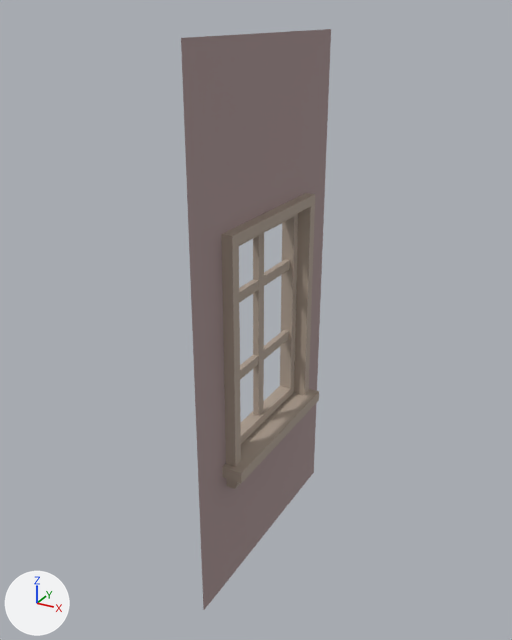
What one commit did to the FBX model BlindNight/Assets/Models/WallWindow.fbx.
Both versions are drawn from a 50 mm camera at (-6.55, -9.03, 6.11) aimed at (-10.11, -2.57, 2.88). Arrows for +X, +Y and +Z are at lower left; the lights stay in place. Where no turn or scale is listed for an object, it has been applied to the vertices.

Names of what the first picture shows: 'WallWindow'.
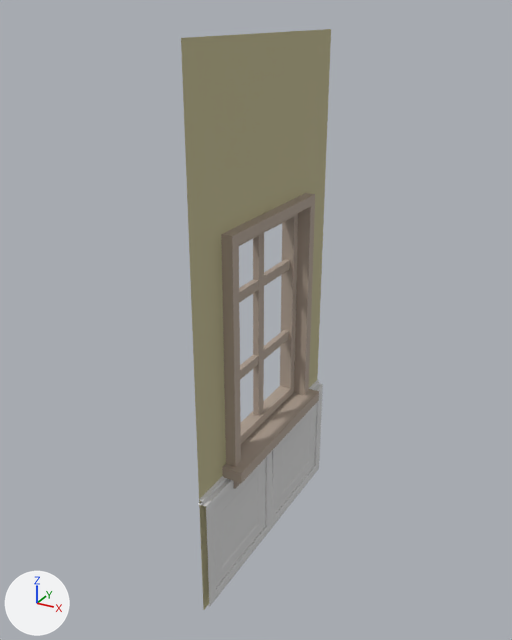
The newer file is also turned or shifted as a whole; pictures and numbers use the older file's frame.

Edits to the bpy script that builds the scene:
```text
Change mat_wall_m:
    mat_wall_m.base_color: (0.367, 0.268, 0.268) -> (0.487, 0.448, 0.253)  # grey #a38d8d -> beige #b9b38a
Add mat_banister:
    mat_banister = principled_material('Banister')
    mat_banister.base_color = (0.674, 0.674, 0.674)  # light grey #d6d6d6
    mat_banister.roughness = 0.69
Change me_wallwindow_mesh:
    used by ob_wallwindow; location = (-10.0, -4.0, 0.0)
    verts and faces of me_wallwindow_mesh; kept vertices keep their numbers, new ones are numbered from 116
    before: 42 (-0.08, 0.47, 1.38), 43 (-0.08, 0.47, 1.52), 46 (-0.08, 2.52, 1.38), 47 (-0.08, 2.52, 1.52), 48 (-0.1, 0.55, 1.38)
    before: 50 (-0.1, 2.44, 1.38), 52 (-0.1, 0.55, 1.29), 54 (-0.1, 2.44, 1.29), 56 (-0.21, 0.55, 1.21), 58 (-0.21, 2.44, 1.21)
    remove me_wallwindow_mesh.from_pydata(...)  # 116 vertices, 98 faces; spans x -0.21..0.24, y 0.0..3.0, z -0.15..5.9
    add me_wallwindow_mesh.from_pydata(...)  # 182 vertices, 151 faces; spans x -0.19..0.24, y 0.0..3.0, z -0.15..5.9
    me_wallwindow_mesh part 1: a new loose piece of 58 vertices spanning x -0.01..0.09, y 0.0..3.0, z -0.05..1.34, in mat_banister (light grey #d6d6d6)
    me_wallwindow_mesh part 2
    add delete_faces([(42, 43, 47, 46), (48, 50, 54, 52), (52, 54, 58, 56)])
    add verts[56] = (-0.09, 0.55, 1.21)  # moved
    add verts[58] = (-0.09, 2.44, 1.21)  # moved
    add verts[116] = (-0.01, 0.0, 1.34)  # pixel (198, 504)
    add verts[117] = (0.03, 0.0, 1.34)  # pixel (202, 505)
    add verts[118] = (-0.01, 0.0, 1.4)  # pixel (198, 499)
    add verts[119] = (0.03, 0.0, 1.38)  # pixel (201, 501)
    add for new, old in zip([*range(120, 124)], [*range(116, 120)]): verts[new] = verts[old] + (0.0, 3.0, 0.0)
    add faces += [(117, 121, 123, 119), (116, 120, 121, 117), (118, 119, 123, 122)]  # mat_banister (light grey #d6d6d6)
    add me_wallwindow_mesh.materials.append(mat_banister)  # light grey #d6d6d6
```

Location of each change, [x1, y1, x2, y2] in pixels of the pictures (512 x 640 px; the box of a moved part takes in the faces that stretch with it):
'WallWindow', recoloured, reshaped: [181, 29, 331, 610] in both
part 1 of me_wallwindow_mesh, added: after [198, 384, 323, 607]
part 2 of me_wallwindow_mesh, moved or reshaped: before [226, 480, 237, 489]; after [199, 380, 319, 505]
